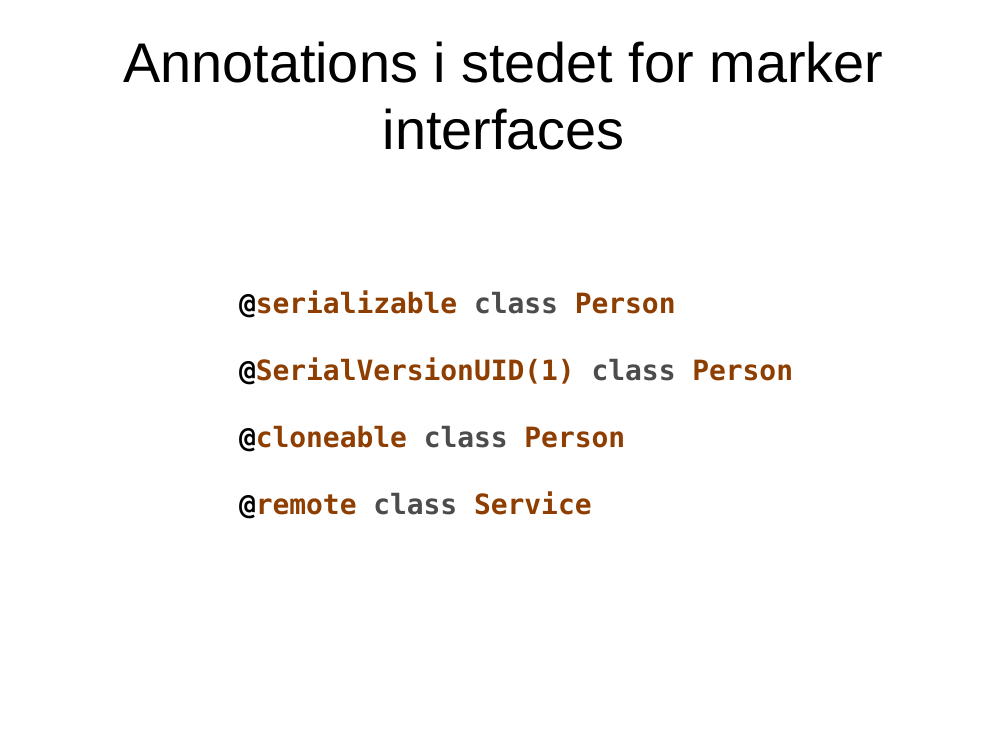
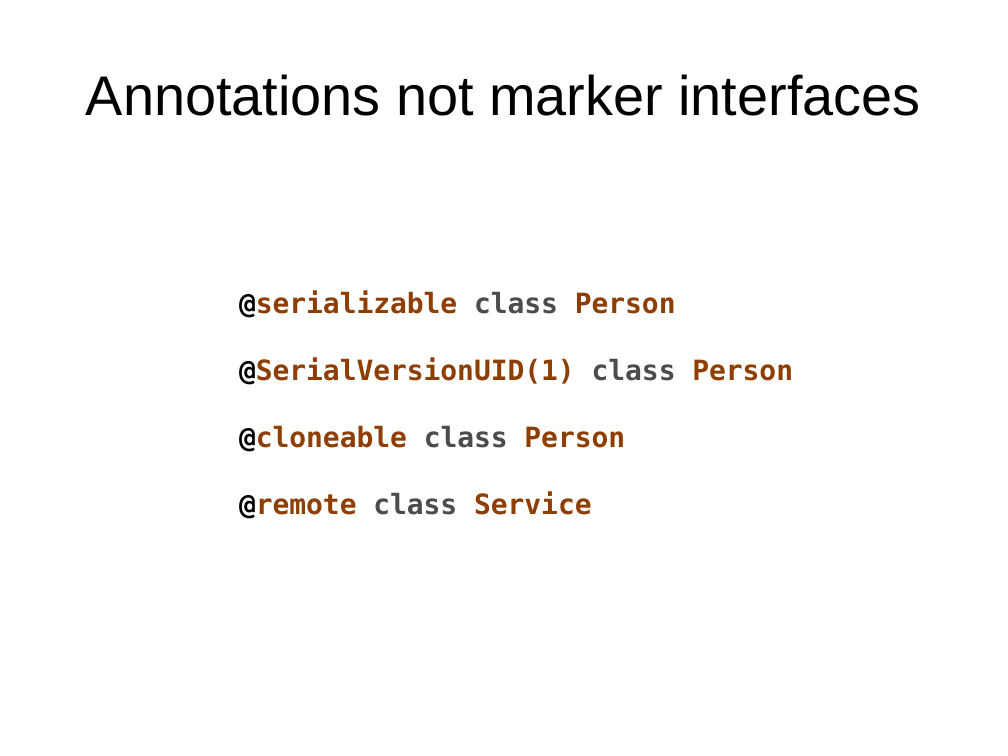
Before and after one commit to javaBin/scala-training-slides, a slide deck: slide 2 of 1.6 - OO-traits.odp. Drawn at 1008x756 pixels with LibreOffice and Linux fonts; fonts in the diff are those of the drawing; background and template pictures are left out. Boxes give left, top, right and bottom in pixels: in the first picture for what was removed or moved away, otherwise in the second. Text is boxed around its words. In the diff, an @@ line names an element or a change of style, - is before the commit and + after.

```diff
--- a/1.6 - OO-traits.odp
+++ b/1.6 - OO-traits.odp
@@ title at (x1=86, y1=74, x2=921, y2=116): text changed @@
-Annotations i stedet for marker interfaces
+Annotations not marker interfaces
```
Also in this commit, not shown: 12 other slides changed.
